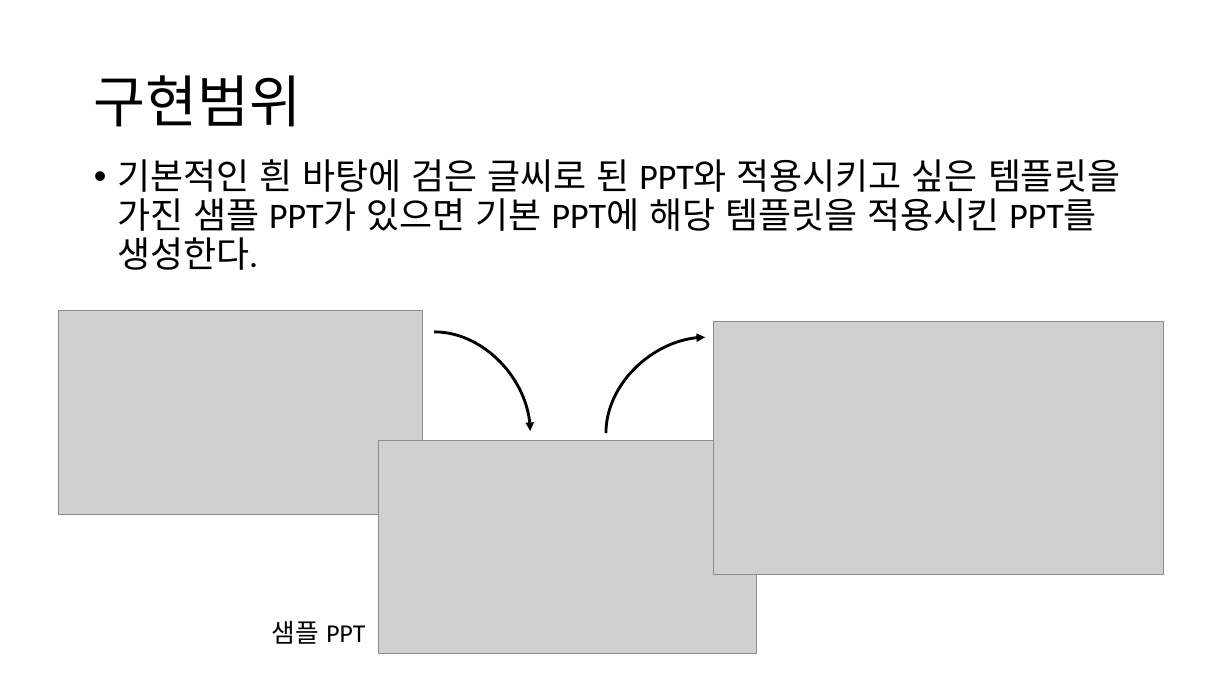
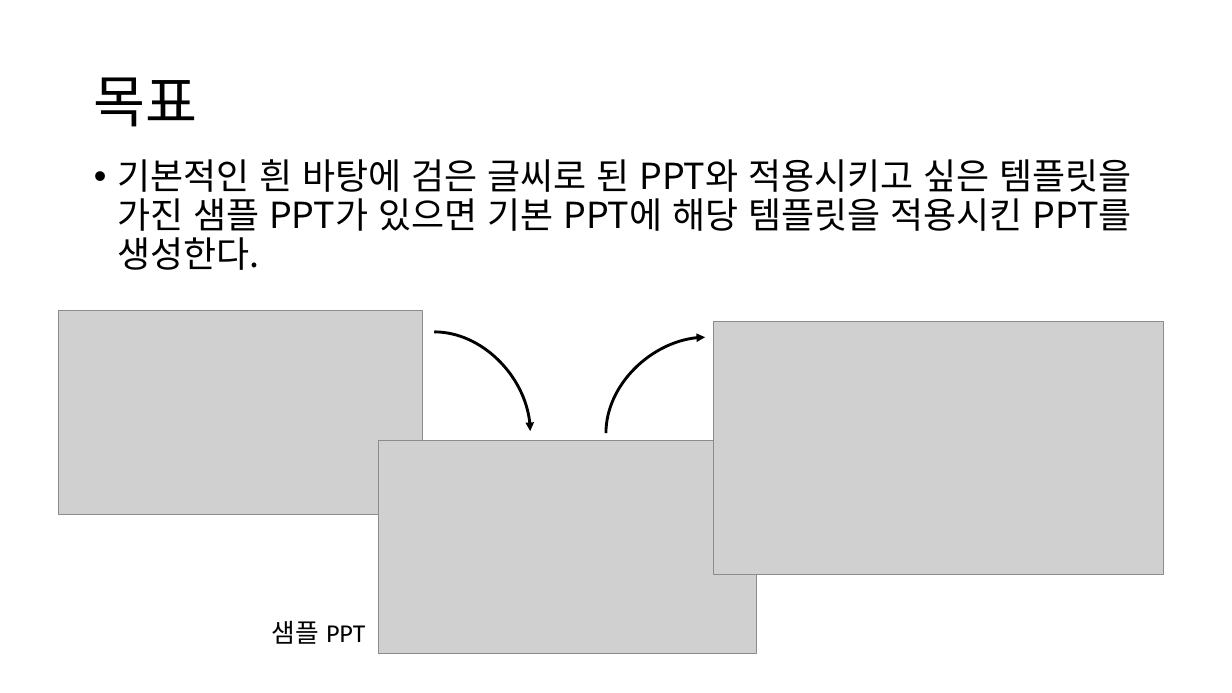
Before and after one commit to DHKim0428/DS-Project, a slide deck: slide 3 of Docs/DS Project.pptx. Drawn at 1232x693 pixels with LibreOffice and Linux fonts; fonts in the diff are those of the drawing; grey boxes stand for pictures. Boxes give left, top, right and bottom in pixels: in the first picture for what was removed or moved away, otherwise in the second. Text is boxed around its words. In the diff, an @@ line names an element or a change of style, - is before the commit and + after.

```diff
--- a/Docs/DS Project.pptx
+++ b/Docs/DS Project.pptx
@@ title at (94,77,198,127): text changed; font Calibri to Noto Sans CJK KR @@
-구현범위
+목표
@@ text "기본적인 흰 바탕에 검은 글씨로 ..." at (117,159,1132,270): font Calibri to Noto Sans CJK KR @@
```
Also in this commit, not shown: 2 other slides changed, 1 slide added, 15 other files.
